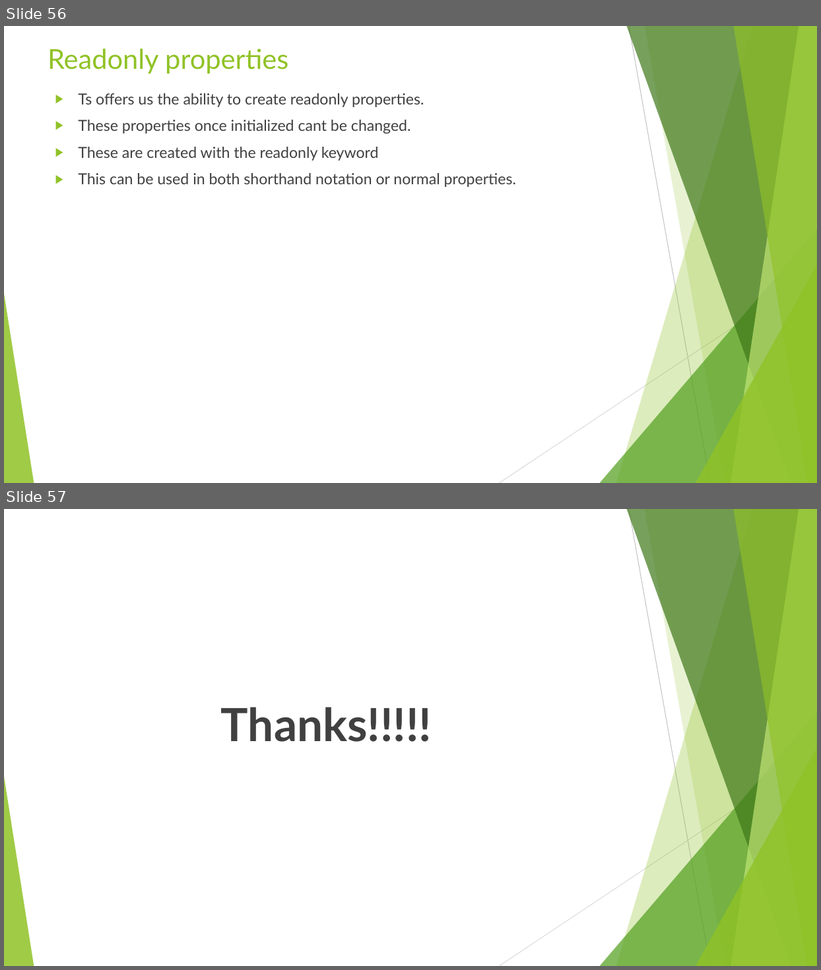
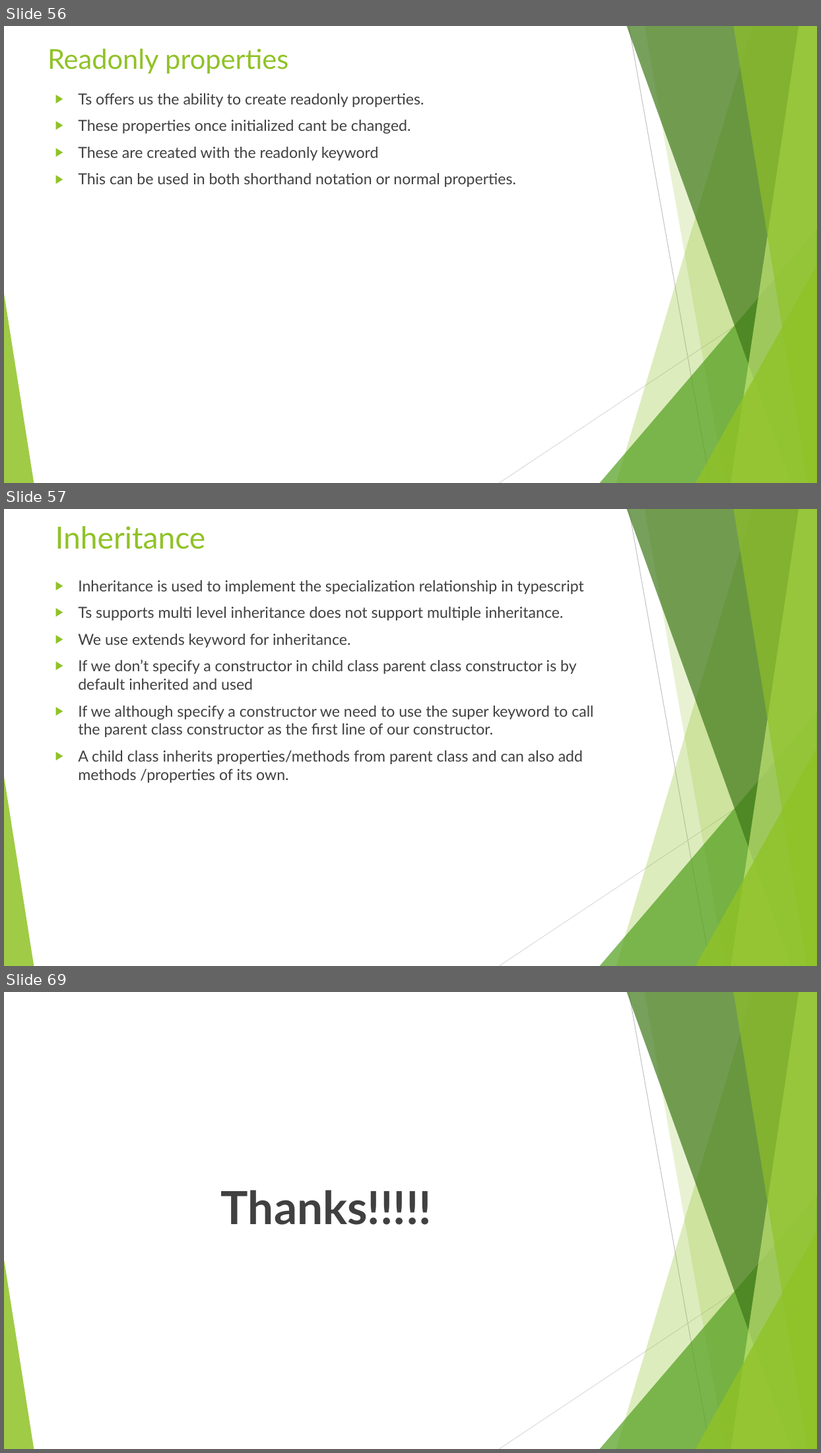
Before and after one commit to rudhrainfogain/TypeScript, a slide deck: PPT/TypeScriptv5.pptx. Shown one above the other, each under a label of ours: slides 56 and 57 before the commit, slides 56, 57 and 69 after it; the slides between them are not shown. The pictures are 821x970 and 821x1453 pixels, drawn with LibreOffice and Linux fonts; fonts in the diff are those of the drawing. Boxes give left, top, right and bottom in pixels: in the first picture for what was removed or moved away, otherwise in the second. Text is boxed around its words. In the diff, an @@ line names an element or a change of style, - is before the commit and + after.

Commit message:
Classes and Interfaces Complete

```diff
--- a/PPT/TypeScriptv5.pptx
+++ b/PPT/TypeScriptv5.pptx
@@ slide 57 added at bbox=[4, 509, 817, 966], background #FFFFFF; not listed: 10 template elements that a slide beside it also shows @@
@@ title added at bbox=[55, 526, 206, 549], 36 pt, text #90C226 @@
+Inheritance
@@ text added at bbox=[78, 580, 593, 783], 18 pt, text #404040 @@
+▶ Inheritance is used to implement the specialization relationship in typescript
+▶ Ts supports multi level inheritance does not support multiple inheritance.
+▶ We use extends keyword for inheritance.
+▶ If we don’t specify a constructor in child class parent class constructor is by default inherited and used
+▶ If we although specify a constructor we need to use the super keyword to call the parent class constructor as the first line of our constructor.
+▶ A child class inherits properties/methods from parent class and can also add methods /properties of its own.
@@ what was slide 57 is now slide 69 @@
```
Also in this commit, not shown: 1 slide changed, 11 other slides added, 3 other files.
